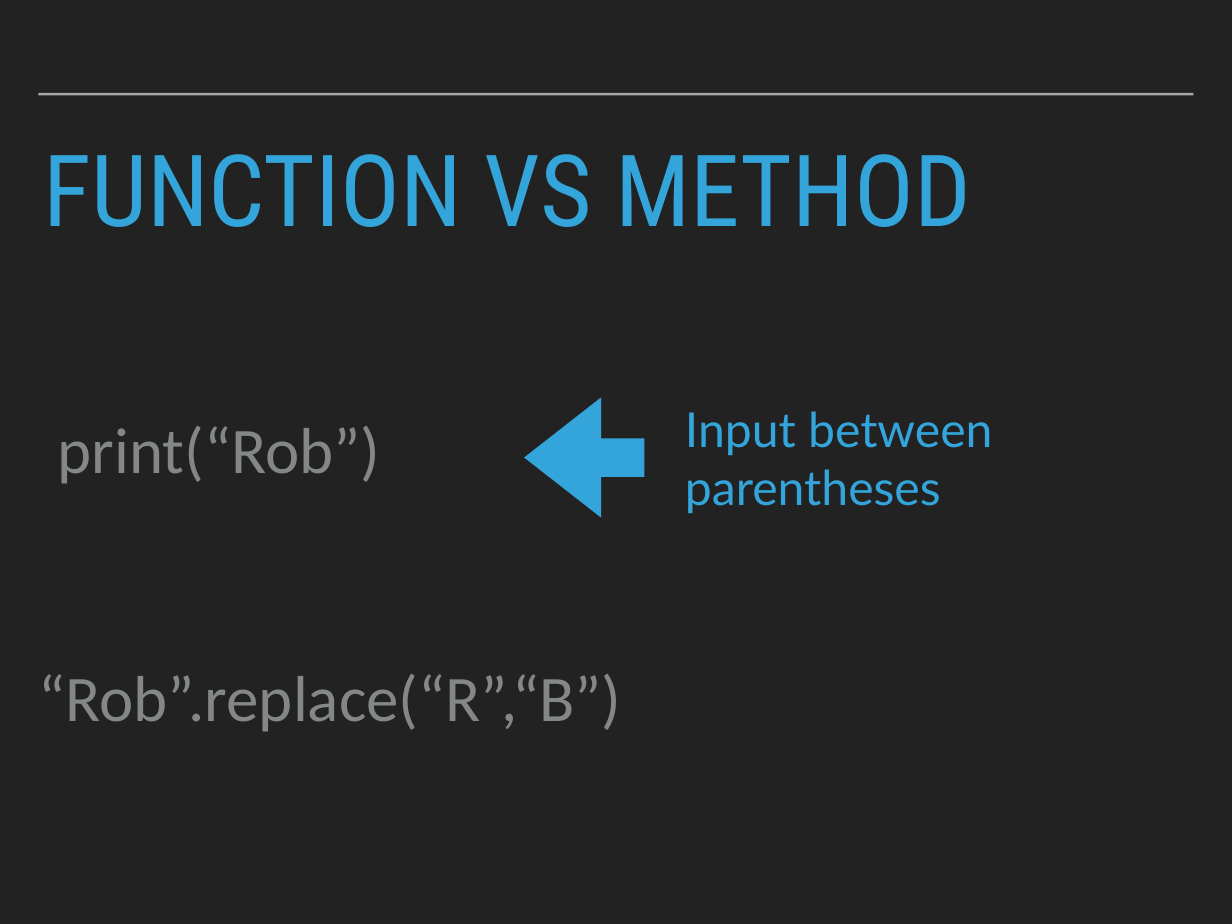
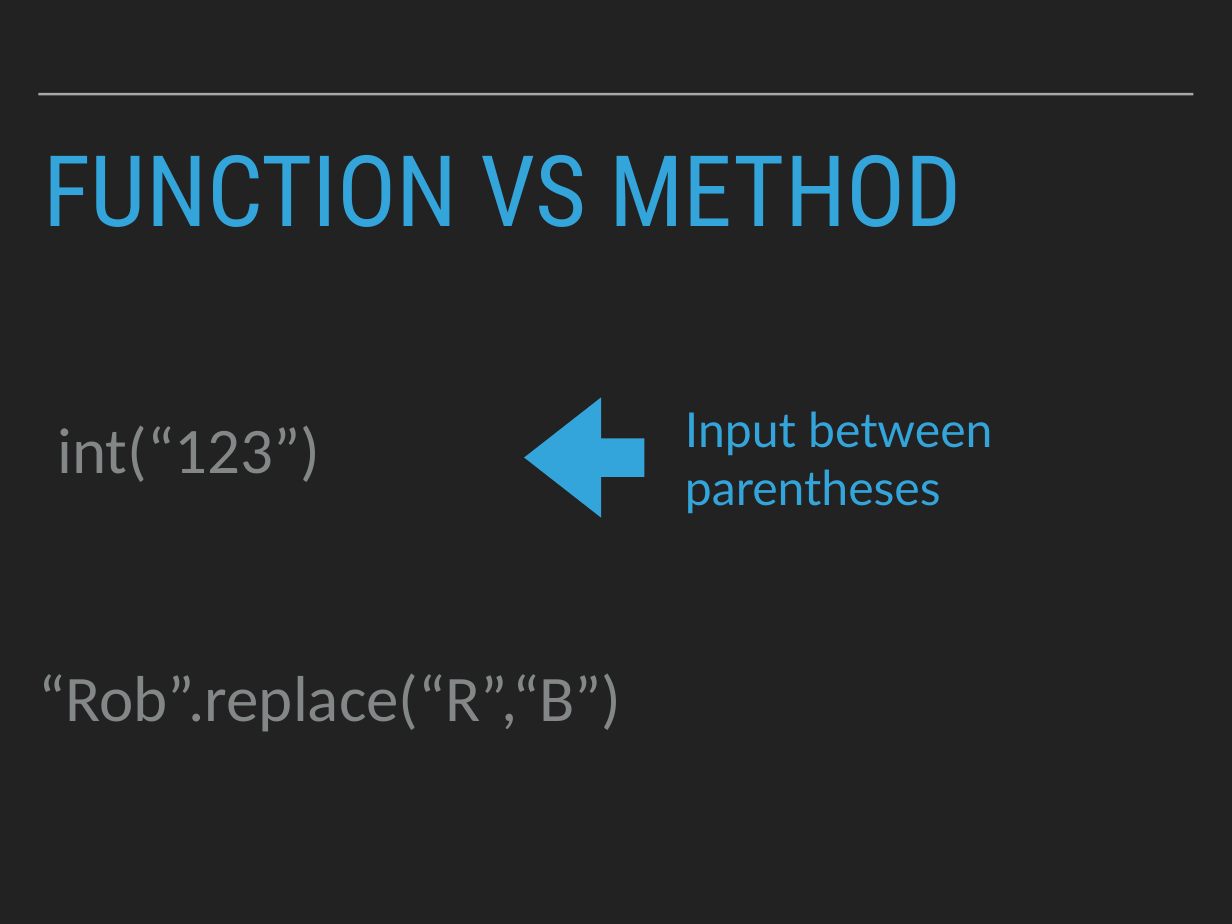
Before and after one commit to robcarrington/python-for-data-science, a slide deck: slide 88 of Session1/Session1_Slides.pptx (slide 86 before the commit). Drawn at 1232x924 pixels with LibreOffice and Linux fonts; fonts in the diff are those of the drawing. Boxes give left, top, right and bottom in pixels: in the first picture for what was removed or moved away, otherwise in the second. Text is boxed around its words. In the diff, an @@ line names an element or a change of style, - is before the commit and + after.

```diff
--- a/Session1/Session1_Slides.pptx
+++ b/Session1/Session1_Slides.pptx
@@ title "FUNCTION VS METHOD" at bbox=[43, 155, 961, 227]: size 82.8 to 82 pt @@
@@ text at bbox=[58, 426, 320, 482]: text changed @@
-print(“Rob”)
+int(“123”)
```
Also in this commit, not shown: 66 other slides changed, 3 slides added, 20 slides removed, 5 other files.
